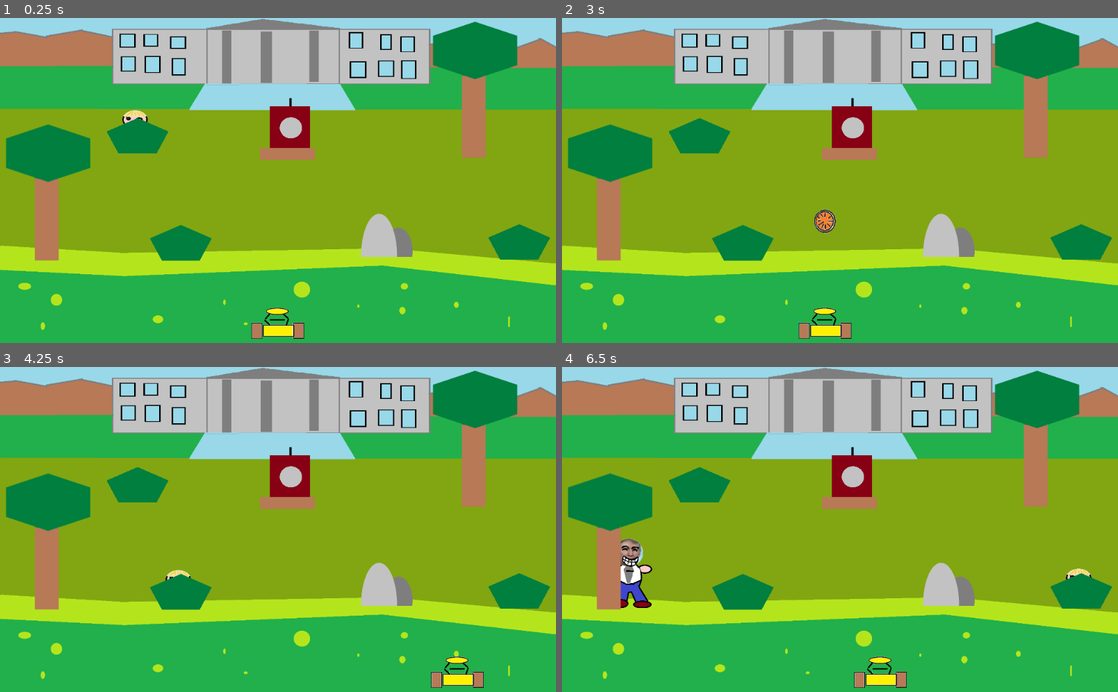
Above: before the commit, frames 1-4 (two rows, left to right).
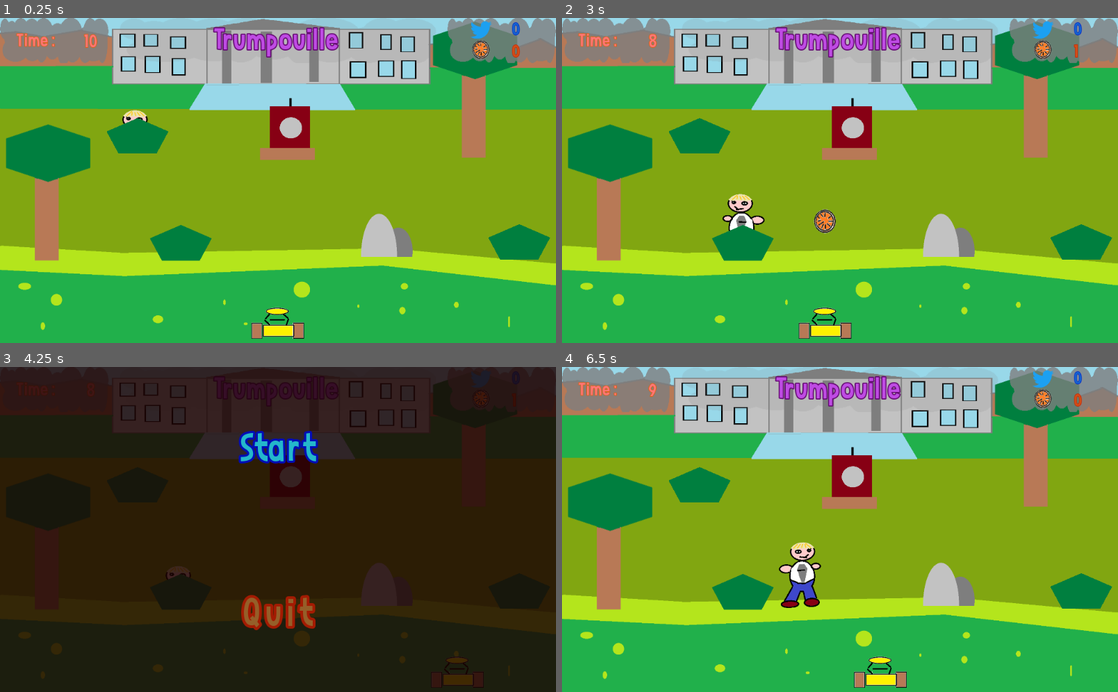
Above: after the commit, the same moments.

Repository: luciechevallier/Project1
Game: Godot game, scene res://main_scene.tscn
Same seed, same stepped clock (60 frames per second), same inputs: the game is played once before the commit and once after it.
Inputs (mouse positions are in pixels of both pictures, inside the frame that each line leads up to):
- Up to frame 1 (0.25 s): no input
- Up to frame 2 (3 s): move the mouse to (962, 164) at 0.52 s; click (962, 164) at 0.6 s; move the mouse to (728, 196) at 1.27 s; click (728, 196) at 1.35 s; move the mouse to (895, 109) at 2.02 s; click (895, 109) at 2.1 s; move the mouse to (812, 245) at 2.77 s; click (812, 245) at 2.85 s
- Up to frame 3 (4.25 s): move the mouse to (444, 578) at 3.52 s; click (444, 578) at 3.6 s; tap Escape (ui_cancel) at 4.15 s
- Up to frame 4 (6.5 s): click (840, 448) at 4.25 s, where only the run after the commit has a clickable "Start"; move the mouse to (673, 480) at 5.02 s; click (673, 480) at 5.1 s; move the mouse to (867, 529) at 5.77 s; click (867, 529) at 5.85 s

The runs differ from the first frame. In frame 1, 5.7% of the frame differs, in the area x 0-100%, y 0-14%; in frame 2, 6.2%; in frame 3, 100%, in the area x 0-100%, y 0-100%; in frame 4, 7.6%.

Commit message:
- Ajout d'un menu.
- Ajout d'un HUD : score + temps
- Ajout d'animation du tweet
- Fix bug de double spawn de la cible

Diff:
--- a/HUD.tscn
+++ /dev/null
@@ -1,95 +0,0 @@
-[gd_scene load_steps=3 format=2]
-
-[ext_resource path="res://img/backgroup_hub.png" type="Texture" id=1]
-
-[sub_resource type="DynamicFont" id=1]
-size = 21
-outline_color = Color( 0.0117647, 0.133333, 0.109804, 1 )
-extra_spacing_bottom = 2
-
-[node name="HUD" type="MarginContainer"]
-anchor_right = 1.0
-margin_left = 20.0
-margin_top = 20.0
-margin_right = -20.0
-margin_bottom = -20.0
-
-[node name="vh" type="HBoxContainer" parent="."]
-margin_right = 984.0
-margin_bottom = 40.0
-__meta__ = {
-"_edit_use_anchors_": false
-}
-
-[node name="time" type="HBoxContainer" parent="vh"]
-margin_right = 100.0
-margin_bottom = 40.0
-
-[node name="margin_time" type="MarginContainer" parent="vh/time"]
-margin_right = 100.0
-margin_bottom = 40.0
-
-[node name="NinePatchRect" type="NinePatchRect" parent="vh/time/margin_time"]
-margin_right = 150.0
-margin_bottom = 40.0
-rect_min_size = Vector2( 100, 40 )
-texture = ExtResource( 1 )
-
-[node name="title_time" type="Label" parent="vh/time/margin_time/NinePatchRect"]
-anchor_right = 0.5
-anchor_bottom = 1.0
-margin_left = 10.0
-margin_right = -10.0
-text = "Time :"
-valign = 1
-__meta__ = {
-"_edit_use_anchors_": false
-}
-
-[node name="tx_time" type="Label" parent="vh/time/margin_time/NinePatchRect"]
-anchor_left = 0.5
-anchor_right = 1.0
-anchor_bottom = 1.0
-custom_fonts/font = SubResource( 1 )
-text = "60"
-valign = 1
-__meta__ = {
-"_edit_use_anchors_": false
-}
-
-[node name="commentary" type="VBoxContainer" parent="vh"]
-visible = false
-margin_left = 104.0
-margin_right = 283.0
-margin_bottom = 40.0
-
-[node name="title_commentary2" type="Label" parent="vh/commentary"]
-margin_right = 179.0
-margin_bottom = 14.0
-text = "Méga Tarte"
-
-[node name="tx_commentary" type="Label" parent="vh/commentary"]
-margin_top = 18.0
-margin_right = 179.0
-margin_bottom = 32.0
-text = "Vive le Tweet à José Troump"
-
-[node name="score" type="HBoxContainer" parent="vh"]
-visible = false
-margin_left = 104.0
-margin_right = 179.0
-margin_bottom = 40.0
-alignment = 2
-
-[node name="title_score" type="Label" parent="vh/score"]
-margin_top = 13.0
-margin_right = 47.0
-margin_bottom = 27.0
-text = "Score : "
-
-[node name="tx_score" type="Label" parent="vh/score"]
-margin_left = 51.0
-margin_top = 13.0
-margin_right = 75.0
-margin_bottom = 27.0
-text = "100"
--- /dev/null
+++ b/code/HUD.gd
@@ -0,0 +1,31 @@
+extends GridContainer
+
+
+func start():
+	$score/bg/nb_splatch.text = "0"
+	$score/bg/nb_tweet.text = "0"
+	$time/bg/txt.text = "10"
+
+
+func _on_Timer_timeout():
+	$time/bg/txt.text = str(int($time/bg/txt.text) - 1)
+
+
+func add_tweet():
+	$score/bg/nb_tweet.text = str(int($score/bg/nb_tweet.text) + 1)
+
+
+func add_splatch():
+	$score/bg/nb_splatch.text = str(int($score/bg/nb_splatch.text) + 1)
+
+
+func get_tweet():
+	return int($score/bg/nb_tweet.text)
+
+
+func get_splatch():
+	return int($score/bg/nb_splatch.text)
+
+
+func is_time_out():
+	return int($time/bg/txt.text) <= 1
--- a/launcher.gd
+++ b/code/launcher.gd
@@ -1,6 +1,6 @@
 extends Area2D
 
-onready var projectile = preload("res://projectile.tscn")
+onready var projectile = preload("res://prefab/projectile.tscn")
 
 
 func launch():
--- a/main_scene.gd
+++ b/code/main_scene.gd
@@ -2,7 +2,7 @@
 
 const cursor_width = 48
 
-onready var trumpouille = preload("res://trumpouille.tscn")
+onready var trumpouille = preload("res://prefab/trumpouille.tscn")
 onready var viewport = get_viewport()
 onready var content_width = ProjectSettings.get("display/window/size/width")
 onready var content_height = ProjectSettings.get("display/window/size/height")
@@ -10,9 +10,8 @@
 enum {BACKGROUND, LAUNCHER, BUSH, BUSH2, BUSH3, TREE, TREE2, ROCK, DESK, TRUMPOUILLE}
 enum {OBJECT, SCALE, POSITION, DIRECTION}
 var allNode = {}
-
-var tweetSend = 0
-var tweetStoped = 0
+var trumpouille_inst = null
+var tweet = load("res://prefab/tweet.tscn")
 
 
 func _ready():
@@ -28,7 +27,16 @@
 	allNode[DESK] = { OBJECT:$desk, SCALE:$desk.global_scale, POSITION:$desk.global_position, DIRECTION:[1, -1] }
 
 	spawn_trumpouille()
+	ready_resize()
 	$launcher.global_position = Vector2(content_width / 2, $launcher.global_position.y)
+
+	$HUD.start()
+
+
+func ready_resize():
+	var window_size = OS.get_window_size()
+	$HUD.rect_size = Vector2(window_size.x, $HUD.rect_size.y)
+	$menu.rect_size = Vector2(window_size.x + 4, window_size.y + 4)
 
 
 
@@ -49,6 +57,8 @@
 	$left_border/CollisionShape2D.global_scale = Vector2(1, y_multiple * 2)
 	$right_border/CollisionShape2D.global_scale = Vector2(1, y_multiple * 2)
 	$right_border/CollisionShape2D.global_position.x = window_size.x - 10
+	$HUD.rect_size = Vector2(window_size.x, $HUD.rect_size.y)
+	$menu.rect_size = Vector2(window_size.x + 4, window_size.y + 4)
 
 	for childNode in get_children():
 		if childNode.has_method("resize"):
@@ -69,6 +79,9 @@
 func _process(_delta):
 	if Input.is_action_just_pressed("launch"):
 		$launcher.launch()
+	if Input.is_action_just_pressed("ui_cancel"):
+		free_all_projetile()
+		$menu.run()
 
 
 func _input(event):
@@ -79,29 +92,40 @@
 
 
 func _on_Timer_timeout():
-	spawn_trumpouille()
+	if $HUD.is_time_out():
+		free_all_projetile()
+		$menu.end_game($HUD.get_tweet(), $HUD.get_splatch())
+	if not is_instance_valid(trumpouille_inst):
+		spawn_trumpouille()
 
 
 func spawn_trumpouille():
 	var nodeSpawn = randArray([BUSH, BUSH2, BUSH3, TREE, TREE2, ROCK, DESK])
-	var trump = trumpouille.instance()
-	trump.start(allNode[nodeSpawn][POSITION], Vector2(0.5, 0.5), allNode[nodeSpawn][OBJECT].get_name(), $timer.wait_time, allNode[nodeSpawn][DIRECTION])
-	add_child(trump)
-	move_child(trump, $tree.get_index())
-	allNode[TRUMPOUILLE] = { OBJECT:trump, SCALE:trump.global_scale, POSITION:trump.global_position }
+	trumpouille_inst = trumpouille.instance()
+	trumpouille_inst.start(allNode[nodeSpawn][POSITION], Vector2(0.5, 0.5), allNode[nodeSpawn][OBJECT].get_name(), allNode[nodeSpawn][DIRECTION])
+	add_child(trumpouille_inst)
+	move_child(trumpouille_inst, $tree.get_index())
+	allNode[TRUMPOUILLE] = { OBJECT:trumpouille_inst, SCALE:trumpouille_inst.global_scale, POSITION:trumpouille_inst.global_position }
 
 	var window_size = OS.get_window_size()
 	var x_multiple = window_size.x / content_width
 	var y_multiple = window_size.y / content_height
 	allNode[TRUMPOUILLE][OBJECT].global_scale = Vector2(allNode[TRUMPOUILLE][SCALE].x * x_multiple, allNode[TRUMPOUILLE][SCALE].y * y_multiple)
 	allNode[TRUMPOUILLE][OBJECT].global_position = Vector2(allNode[TRUMPOUILLE][POSITION].x * x_multiple, allNode[TRUMPOUILLE][POSITION].y * y_multiple)
-	trump.resize(Vector2(x_multiple, y_multiple))
+	trumpouille_inst.resize(Vector2(x_multiple, y_multiple))
 
 
 func addTweet():
-	tweetSend += 1
-	print("tweetSend=" + str(tweetSend))
+	$HUD.add_tweet()
+	var tweet_inst = tweet.instance()
+	add_child(tweet_inst)
+	tweet_inst.run(trumpouille_inst.get_start_anim_postion())
+
 
 func addHit():
-	tweetStoped += 1
-	print("tweetStoped=" + str(tweetStoped))
+	$HUD.add_splatch()
+
+
+func free_all_projetile():
+	for child in get_tree().get_nodes_in_group("projectile"):
+		child.queue_free()
--- /dev/null
+++ b/code/menu.gd
@@ -0,0 +1,54 @@
+extends ColorRect
+
+
+var default = load("res://img/Tartouille.png")
+var local_default = load("res://img/angry.png")
+var recycling = load("res://img/recycling.png")
+var door = load("res://img/door_handle.png")
+
+var action_possible = true
+
+func run():
+	self.visible = true
+	get_tree().paused = true
+
+
+func end_game(nb_tweet, nb_splash):
+	run()
+	$Timer.start()
+	action_possible = false
+	$vb/Score.visible = true
+	$vb/Score.text = "Tweet send : " + str(nb_tweet) + "\nSplash in face : " + str(nb_splash)
+
+
+func _on_Start_pressed():
+	if action_possible:
+		self.visible = false
+		get_tree().paused = false
+		Input.set_custom_mouse_cursor(default)
+		var error = get_tree().reload_current_scene()
+		if error != OK: print("Failure code=" + str(error))
+
+
+func _on_Quit_pressed():
+	get_tree().quit()
+
+
+func _on_Start_mouse_entered():
+	Input.set_custom_mouse_cursor(recycling)
+
+
+func _on_Start_mouse_exited():
+	Input.set_custom_mouse_cursor(local_default)
+
+
+func _on_Quit_mouse_entered():
+	Input.set_custom_mouse_cursor(door)
+
+
+func _on_Quit_mouse_exited():
+	Input.set_custom_mouse_cursor(local_default)
+
+
+func _on_Timer_timeout():
+	action_possible = true
--- a/projectile.gd
+++ b/code/projectile.gd
@@ -8,6 +8,7 @@
 	self.global_position = position_muzzle
 
 func _ready():
+	add_to_group("projectile", true)
 	origin_scale = self.global_scale
 	max_speed *= self.global_position.y
 	velocity = Vector2.UP * max_speed
--- a/trumpouille.gd
+++ b/code/trumpouille.gd
@@ -1,16 +1,15 @@
 extends KinematicBody2D
 
-var time = 1
 var max_speed = 0.75
+var wait_time = 3.2
 var velocity = Vector2()
 var direction = []
 var isHitting = false
 
-func start(position, scale, name, time, direction):
+func start(position, scale, name, pDirection):
 	self.global_position = position
 	self.global_scale = scale
-	self.time = time
-	self.direction = direction
+	self.direction = pDirection
 	if "bush" in name or "rock" in name or "desk" in name:
 		$anim.play("bush")
 	elif "tree" in name:
@@ -23,7 +22,7 @@
 
 
 func _ready():
-	$wait.start(time)
+	$wait.start(wait_time)
 	max_speed *= self.global_position.x
 
 
@@ -47,11 +46,11 @@
 
 
 func touch():
+	get_parent().addHit()
 	if not isHitting:
 		isHitting = true
 		$wait.stop()
 		set_physics_process(false)
-		get_parent().addHit()
 		$anim.play("angry")
 		yield($anim, "animation_finished")
 		queue_free()
@@ -59,3 +58,7 @@
 
 func resize(scale):
 	velocity =  Vector2(velocity.x * scale.x, velocity.y * scale.y)
+
+
+func get_start_anim_postion():
+	return $posStartAnim.global_position
--- /dev/null
+++ b/code/tweet.gd
@@ -0,0 +1,35 @@
+extends Sprite
+
+func run(position):
+	$Tween.interpolate_property(
+		self,
+		"position",
+		position,
+		Vector2(position.x, position.y - 300),
+		1,
+		Tween.TRANS_BACK,
+		Tween.EASE_IN_OUT)
+
+	$Tween.interpolate_property(
+		self,
+		"scale",
+		Vector2(0.3, 0.3),
+		Vector2(0.15, 0.15),
+		1,
+		Tween.TRANS_BACK,
+		Tween.EASE_IN_OUT)
+
+	$Tween.interpolate_property(
+		self,
+		"modulate",
+		Color(1.0, 1.0, 1.0, 1.0),
+		Color(1.0, 1.0, 1.0, 0.0),
+		0.5,
+		Tween.TRANS_BACK,
+		Tween.EASE_IN_OUT,
+		0.5)
+
+	$Tween.start()
+	yield($Tween, "tween_completed")
+
+	queue_free()
--- a/main_scene.tscn
+++ b/main_scene.tscn
@@ -1,13 +1,14 @@
-[gd_scene load_steps=11 format=2]
+[gd_scene load_steps=12 format=2]
 
 [ext_resource path="res://img/background.png" type="Texture" id=1]
-[ext_resource path="res://main_scene.gd" type="Script" id=2]
-[ext_resource path="res://launcher.tscn" type="PackedScene" id=3]
-[ext_resource path="res://tree.tscn" type="PackedScene" id=4]
-[ext_resource path="res://bush.tscn" type="PackedScene" id=5]
-[ext_resource path="res://HUD.tscn" type="PackedScene" id=6]
-[ext_resource path="res://rock.tscn" type="PackedScene" id=7]
-[ext_resource path="res://desk.tscn" type="PackedScene" id=8]
+[ext_resource path="res://code/main_scene.gd" type="Script" id=2]
+[ext_resource path="res://prefab/launcher.tscn" type="PackedScene" id=3]
+[ext_resource path="res://prefab/tree.tscn" type="PackedScene" id=4]
+[ext_resource path="res://prefab/bush.tscn" type="PackedScene" id=5]
+[ext_resource path="res://prefab/HUD.tscn" type="PackedScene" id=6]
+[ext_resource path="res://prefab/rock.tscn" type="PackedScene" id=7]
+[ext_resource path="res://prefab/desk.tscn" type="PackedScene" id=8]
+[ext_resource path="res://prefab/menu.tscn" type="PackedScene" id=9]
 
 [sub_resource type="RectangleShape2D" id=1]
 extents = Vector2( 588.039, 61.2274 )
@@ -18,8 +19,6 @@
 [node name="main" type="Node2D"]
 light_mask = -2147483647
 script = ExtResource( 2 )
-
-[node name="HUD" parent="." instance=ExtResource( 6 )]
 
 [node name="background" type="StaticBody2D" parent="."]
 
@@ -75,6 +74,14 @@
 scale = Vector2( 0.5, 0.5 )
 
 [node name="timer" type="Timer" parent="."]
-wait_time = 3.2
+wait_time = 0.5
 autostart = true
+
+[node name="HUD" parent="." instance=ExtResource( 6 )]
+anchor_bottom = 0.2
+margin_right = 1022.0
+margin_bottom = 83.0
+
+[node name="menu" parent="." instance=ExtResource( 9 )]
+visible = false
 [connection signal="timeout" from="timer" to="." method="_on_Timer_timeout"]
--- /dev/null
+++ b/prefab/HUD.tscn
@@ -0,0 +1,202 @@
+[gd_scene load_steps=11 format=2]
+
+[ext_resource path="res://img/backgroup_hub.png" type="Texture" id=1]
+[ext_resource path="res://code/HUD.gd" type="Script" id=2]
+[ext_resource path="res://font/Niagaraphobia-Bro3.ttf" type="DynamicFontData" id=3]
+[ext_resource path="res://img/Tartouille.png" type="Texture" id=4]
+[ext_resource path="res://img/Twitter_Bird.png" type="Texture" id=5]
+
+
+[sub_resource type="DynamicFont" id=1]
+size = 34
+outline_size = 1
+outline_color = Color( 0.858824, 0.831373, 0.12549, 1 )
+extra_spacing_char = 1
+font_data = ExtResource( 3 )
+
+[sub_resource type="DynamicFont" id=2]
+size = 34
+outline_size = 1
+outline_color = Color( 0.858824, 0.831373, 0.12549, 1 )
+extra_spacing_char = 2
+font_data = ExtResource( 3 )
+
+[sub_resource type="DynamicFont" id=3]
+size = 56
+outline_size = 2
+outline_color = Color( 0.533333, 0.160784, 0.509804, 1 )
+use_filter = true
+extra_spacing_char = 2
+font_data = ExtResource( 3 )
+
+[sub_resource type="DynamicFont" id=4]
+size = 32
+outline_size = 1
+outline_color = Color( 0.0745098, 0.352941, 0.968627, 1 )
+extra_spacing_char = 2
+extra_spacing_space = 1
+font_data = ExtResource( 3 )
+
+[sub_resource type="DynamicFont" id=5]
+size = 32
+outline_size = 1
+outline_color = Color( 0.992157, 0.443137, 0.0431373, 1 )
+extra_spacing_char = 2
+extra_spacing_space = 1
+font_data = ExtResource( 3 )
+
+[node name="HUD" type="GridContainer"]
+anchor_right = 1.0
+anchor_bottom = 0.15
+custom_constants/hseparation = 20
+columns = 3
+script = ExtResource( 2 )
+__meta__ = {
+"_edit_use_anchors_": false,
+"_editor_description_": ""
+}
+
+[node name="time" type="MarginContainer" parent="."]
+margin_right = 200.0
+margin_bottom = 86.0
+__meta__ = {
+"_edit_use_anchors_": false
+}
+
+[node name="bg" type="NinePatchRect" parent="time"]
+margin_right = 200.0
+margin_bottom = 86.0
+rect_min_size = Vector2( 200, 0 )
+texture = ExtResource( 1 )
+
+[node name="title" type="Label" parent="time/bg"]
+modulate = Color( 1, 0.466667, 0.466667, 1 )
+anchor_right = 0.7
+anchor_bottom = 1.0
+margin_left = 6.62021
+margin_right = -13.3798
+custom_fonts/font = SubResource( 1 )
+text = "Time :"
+align = 1
+valign = 1
+__meta__ = {
+"_edit_use_anchors_": false
+}
+
+[node name="txt" type="Label" parent="time/bg"]
+modulate = Color( 1, 0.466667, 0.466667, 1 )
+anchor_left = 0.7
+anchor_right = 1.0
+anchor_bottom = 1.0
+margin_left = -1.59802
+margin_top = 1.59801
+margin_right = -1.59802
+margin_bottom = 1.59801
+custom_fonts/font = SubResource( 2 )
+text = "60"
+align = 1
+valign = 1
+__meta__ = {
+"_edit_use_anchors_": false
+}
+
+[node name="title" type="MarginContainer" parent="."]
+margin_left = 220.0
+margin_right = 804.0
+margin_bottom = 86.0
+size_flags_horizontal = 3
+size_flags_vertical = 3
+
+[node name="bg" type="NinePatchRect" parent="title"]
+self_modulate = Color( 1, 1, 1, 0.196078 )
+margin_right = 584.0
+margin_bottom = 86.0
+rect_min_size = Vector2( 200, 40 )
+texture = ExtResource( 1 )
+
+[node name="title" type="Label" parent="title/bg"]
+modulate = Color( 0.752941, 0.298039, 0.898039, 1 )
+anchor_right = 1.0
+anchor_bottom = 1.0
+margin_left = 9.29285
+margin_top = -0.8909
+margin_right = -11.4142
+margin_bottom = -0.8909
+custom_fonts/font = SubResource( 3 )
+text = "Trumpouille"
+align = 1
+valign = 1
+__meta__ = {
+"_edit_use_anchors_": false
+}
+
+[node name="score" type="MarginContainer" parent="."]
+margin_left = 824.0
+margin_right = 1024.0
+margin_bottom = 86.0
+
+[node name="bg" type="NinePatchRect" parent="score"]
+margin_right = 200.0
+margin_bottom = 86.0
+rect_min_size = Vector2( 200, 40 )
+texture = ExtResource( 1 )
+
+[node name="title_tweet" type="TextureRect" parent="score/bg"]
+anchor_right = 0.5
+anchor_bottom = 0.5
+margin_left = 41.9634
+margin_top = 6.3454
+margin_right = 41.9634
+margin_bottom = 44.3454
+rect_scale = Vector2( 0.4, 0.4 )
+texture = ExtResource( 5 )
+__meta__ = {
+"_edit_use_anchors_": false
+}
+
+[node name="title_splatch" type="TextureRect" parent="score/bg"]
+anchor_top = 0.5
+anchor_right = 0.5
+anchor_bottom = 1.0
+margin_left = 42.8909
+margin_top = -2.0
+margin_right = -9.10913
+margin_bottom = 3.0
+rect_scale = Vector2( 0.8, 0.8 )
+texture = ExtResource( 4 )
+__meta__ = {
+"_edit_use_anchors_": false
+}
+
+[node name="nb_tweet" type="Label" parent="score/bg"]
+modulate = Color( 0.0862745, 0.403922, 0.819608, 1 )
+anchor_left = 0.5
+anchor_right = 1.0
+anchor_bottom = 0.5
+margin_left = 20.0
+margin_top = 0.707108
+custom_fonts/font = SubResource( 4 )
+text = "0"
+valign = 1
+__meta__ = {
+"_edit_use_anchors_": false
+}
+
+[node name="nb_splatch" type="Label" parent="score/bg"]
+modulate = Color( 0.823529, 0.317647, 0.0980392, 1 )
+anchor_left = 0.5
+anchor_top = 0.5
+anchor_right = 1.0
+anchor_bottom = 1.0
+margin_left = 20.0
+custom_fonts/font = SubResource( 5 )
+text = "0"
+valign = 1
+__meta__ = {
+"_edit_use_anchors_": false
+}
+
+[node name="Timer" type="Timer" parent="."]
+wait_time = 1.5
+autostart = true
+[connection signal="timeout" from="Timer" to="." method="_on_Timer_timeout"]
--- a/launcher.tscn
+++ b/prefab/launcher.tscn
@@ -1,7 +1,8 @@
 [gd_scene load_steps=5 format=2]
 
 [ext_resource path="res://img/launcher.png" type="Texture" id=1]
-[ext_resource path="res://launcher.gd" type="Script" id=2]
+[ext_resource path="res://code/launcher.gd" type="Script" id=2]
+
 
 [sub_resource type="RectangleShape2D" id=1]
 extents = Vector2( 107.679, 129.573 )
--- /dev/null
+++ b/prefab/menu.tscn
@@ -0,0 +1,90 @@
+[gd_scene load_steps=6 format=2]
+
+[ext_resource path="res://code/menu.gd" type="Script" id=1]
+[ext_resource path="res://font/Niagaraphobia-Bro3.ttf" type="DynamicFontData" id=2]
+
+[sub_resource type="DynamicFont" id=1]
+size = 72
+outline_size = 5
+outline_color = Color( 0.803922, 0, 1, 1 )
+extra_spacing_char = 5
+font_data = ExtResource( 2 )
+
+[sub_resource type="DynamicFont" id=2]
+size = 72
+outline_size = 4
+outline_color = Color( 0.0862745, 0.0627451, 0.784314, 1 )
+extra_spacing_char = 5
+font_data = ExtResource( 2 )
+
+[sub_resource type="DynamicFont" id=3]
+size = 72
+outline_size = 5
+outline_color = Color( 0.960784, 0.25098, 0.0588235, 1 )
+extra_spacing_char = 10
+font_data = ExtResource( 2 )
+
+[node name="Menu" type="ColorRect"]
+pause_mode = 2
+anchor_right = 1.0
+anchor_bottom = 1.0
+rect_min_size = Vector2( 800, 600 )
+color = Color( 0.109804, 0.0117647, 0.0117647, 0.839216 )
+script = ExtResource( 1 )
+__meta__ = {
+"_edit_use_anchors_": false
+}
+
+[node name="vb" type="VBoxContainer" parent="."]
+anchor_right = 1.0
+anchor_bottom = 1.0
+__meta__ = {
+"_edit_use_anchors_": false
+}
+
+[node name="Score" type="Label" parent="vb"]
+visible = false
+margin_right = 1024.0
+margin_bottom = 197.0
+size_flags_horizontal = 3
+size_flags_vertical = 3
+custom_fonts/font = SubResource( 1 )
+custom_colors/font_color = Color( 0.666667, 0.803922, 0.560784, 1 )
+text = "Score : "
+align = 1
+valign = 1
+
+[node name="Start" type="MenuButton" parent="vb"]
+modulate = Color( 0.160784, 0.815686, 0.905882, 1 )
+margin_right = 1024.0
+margin_bottom = 298.0
+size_flags_horizontal = 3
+size_flags_vertical = 3
+custom_fonts/font = SubResource( 2 )
+toggle_mode = false
+text = "Start"
+
+[node name="Quit" type="MenuButton" parent="vb"]
+modulate = Color( 0.666667, 0.423529, 0.184314, 1 )
+margin_top = 302.0
+margin_right = 1024.0
+margin_bottom = 600.0
+size_flags_horizontal = 3
+size_flags_vertical = 3
+custom_fonts/font = SubResource( 3 )
+toggle_mode = false
+text = "Quit"
+__meta__ = {
+"_edit_use_anchors_": false
+}
+
+[node name="Timer" type="Timer" parent="."]
+wait_time = 3.0
+one_shot = true
+[connection signal="mouse_entered" from="vb/Start" to="." method="_on_Start_mouse_entered"]
+[connection signal="mouse_exited" from="vb/Start" to="." method="_on_Start_mouse_exited"]
+[connection signal="pressed" from="vb/Start" to="." method="_on_Start_pressed"]
+[connection signal="mouse_entered" from="vb/Quit" to="." method="_on_Quit_mouse_entered"]
+[connection signal="mouse_exited" from="vb/Quit" to="." method="_on_Quit_mouse_exited"]
+[connection signal="pressed" from="vb/Quit" to="." method="_on_Quit_pressed"]
+[connection signal="timeout" from="Timer" to="." method="_on_Timer_timeout"]
--- a/projectile.tscn
+++ b/prefab/projectile.tscn
@@ -1,7 +1,7 @@
 [gd_scene load_steps=5 format=2]
 
-[ext_resource path="res://img/Tartouille.png" type="Texture" id=1]
-[ext_resource path="res://projectile.gd" type="Script" id=2]
+[ext_resource path="res://code/projectile.gd" type="Script" id=1]
+[ext_resource path="res://img/Tartouille.png" type="Texture" id=2]
 
 [sub_resource type="CircleShape2D" id=1]
 radius = 21.5781
@@ -36,13 +36,13 @@
 [node name="projectile" type="KinematicBody2D"]
 collision_layer = 8
 collision_mask = 5
-script = ExtResource( 2 )
+script = ExtResource( 1 )
 __meta__ = {
 "_edit_group_": true
 }
 
 [node name="Sprite" type="Sprite" parent="."]
-texture = ExtResource( 1 )
+texture = ExtResource( 2 )
 
 [node name="CollisionShape2D" type="CollisionShape2D" parent="."]
 position = Vector2( -1.12247, -0.982155 )
--- a/trumpouille.tscn
+++ b/prefab/trumpouille.tscn
@@ -1,14 +1,14 @@
 [gd_scene load_steps=10 format=2]
 
-[ext_resource path="res://img/Troumpouille.png" type="Texture" id=1]
-[ext_resource path="res://trumpouille.gd" type="Script" id=2]
-[ext_resource path="res://img/angry.png" type="Texture" id=3]
-[ext_resource path="res://img/tweet.png" type="Texture" id=4]
+[ext_resource path="res://code/trumpouille.gd" type="Script" id=1]
+[ext_resource path="res://img/angry.png" type="Texture" id=2]
+[ext_resource path="res://img/tweet.png" type="Texture" id=3]
+[ext_resource path="res://img/Troumpouille.png" type="Texture" id=4]
 
 [sub_resource type="RectangleShape2D" id=1]
 extents = Vector2( 25, 15 )
 
-[sub_resource type="Animation" id=4]
+[sub_resource type="Animation" id=2]
 resource_name = "angry"
 tracks/0/type = "value"
 tracks/0/path = NodePath("angry:visible")
@@ -205,24 +205,27 @@
 [node name="trumpouille" type="KinematicBody2D"]
 collision_layer = 4
 collision_mask = 9
-script = ExtResource( 2 )
+script = ExtResource( 1 )
+
+[node name="posStartAnim" type="Position2D" parent="."]
+position = Vector2( 0, -350 )
 
 [node name="Sprite" type="Sprite" parent="."]
 position = Vector2( -5.33936, 0 )
-texture = ExtResource( 1 )
+texture = ExtResource( 4 )
 offset = Vector2( 0, -135 )
 region_rect = Rect2( 0, 0, 160, 150 )
 
 [node name="angry" type="Sprite" parent="."]
 visible = false
 position = Vector2( -12, -213 )
-texture = ExtResource( 3 )
+texture = ExtResource( 2 )
 
 [node name="tweet" type="Sprite" parent="."]
 visible = false
 position = Vector2( -17, -218 )
 scale = Vector2( 0.683854, 0.678208 )
-texture = ExtResource( 4 )
+texture = ExtResource( 3 )
 
 [node name="CollisionShape2D" type="CollisionShape2D" parent="."]
 position = Vector2( -2, -243 )
--- /dev/null
+++ b/prefab/tweet.tscn
@@ -0,0 +1,10 @@
+[gd_scene load_steps=3 format=2]
+
+[ext_resource path="res://img/Twitter_Bird.png" type="Texture" id=1]
+[ext_resource path="res://code/tweet.gd" type="Script" id=2]
+
+[node name="tweet" type="Sprite"]
+texture = ExtResource( 1 )
+script = ExtResource( 2 )
+
+[node name="Tween" type="Tween" parent="."]
Binary file added: img/Twitter_Bird.png
Not shown, added: img/Twitter_Bird.png.import
Binary file changed: img/backgroup_hub.png
Binary file added: img/door_handle.png
Not shown, added: img/door_handle.png.import
Binary file added: img/recycling.png
Not shown, added: img/recycling.png.import
Renamed: bush.tscn -> prefab/bush.tscn
Renamed: desk.tscn -> prefab/desk.tscn
Not shown: 1 places in prefab/projectile.tscn that only renumber resources
Renamed: rock.tscn -> prefab/rock.tscn
Renamed: tree.tscn -> prefab/tree.tscn
(and 1 more such lines)
